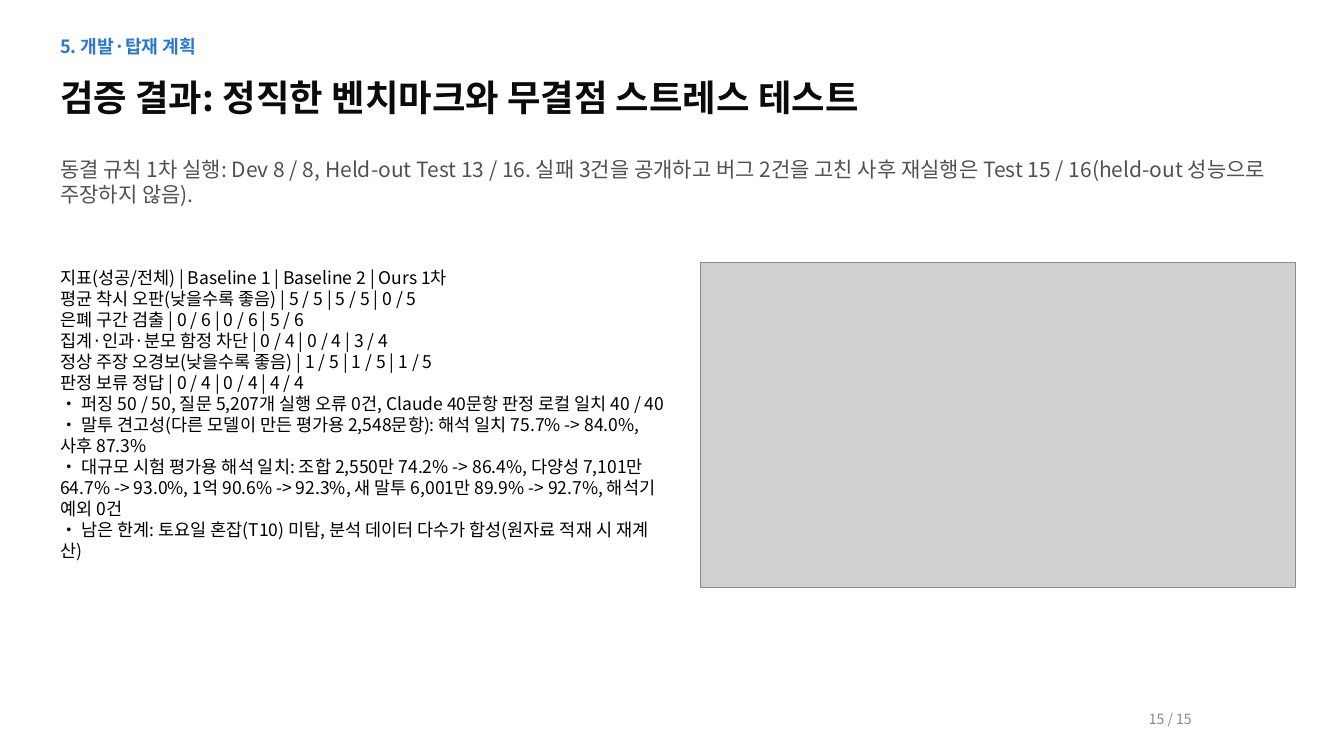
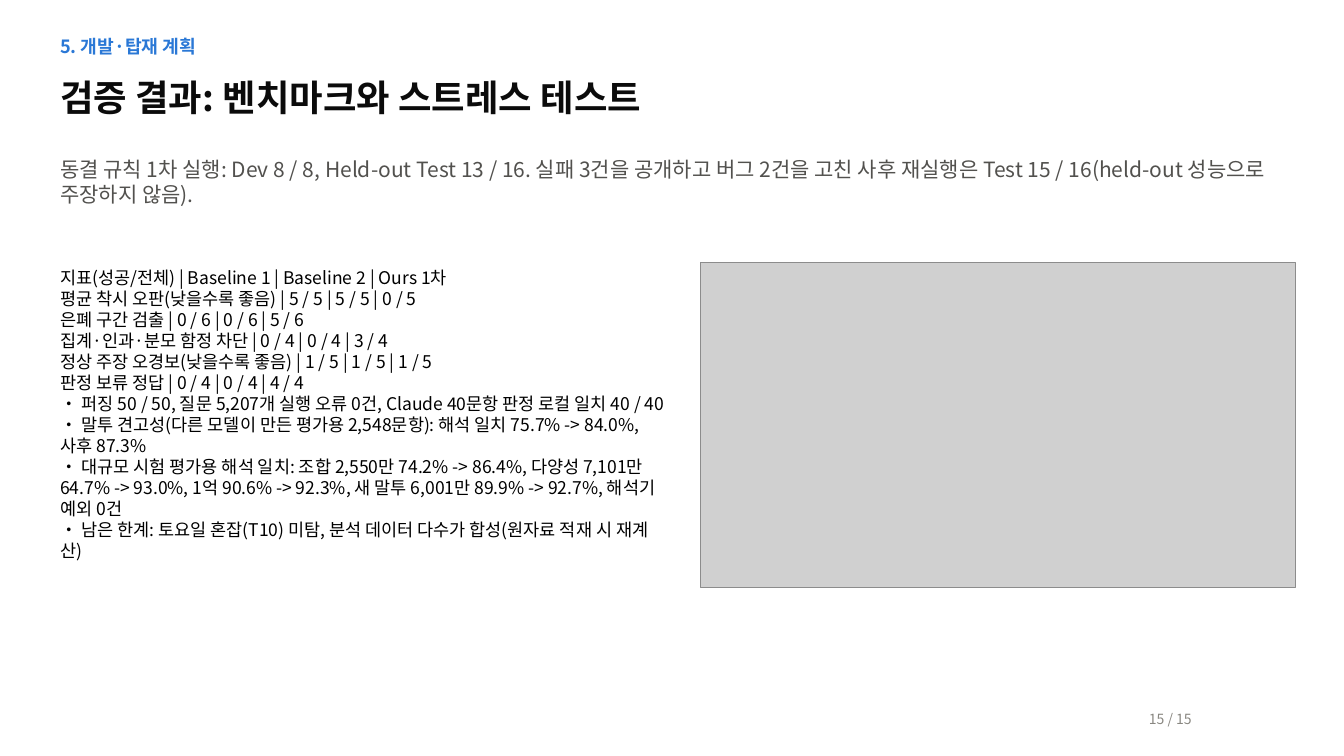
Before and after one commit to ABCDE09876/jeju_ai_challenge, a slide deck: slide 15 of docs/AI_Agent_기획서_15쪽.pptx. Drawn at 1344x756 pixels with LibreOffice and Linux fonts; fonts in the diff are those of the drawing; grey boxes stand for pictures. Boxes give left, top, right and bottom in pixels: in the first picture for what was removed or moved away, otherwise in the second. Text is boxed around its words. In the diff, an @@ line names an element or a change of style, - is before the commit and + after.

```diff
--- a/docs/AI_Agent_기획서_15쪽.pptx
+++ b/docs/AI_Agent_기획서_15쪽.pptx
@@ text at (60, 80, 641, 115): text changed @@
-검증 결과: 정직한 벤치마크와 무결점 스트레스 테스트
+검증 결과: 벤치마크와 스트레스 테스트
```
Also in this commit, not shown: 9 other slides changed, 6 other files.
